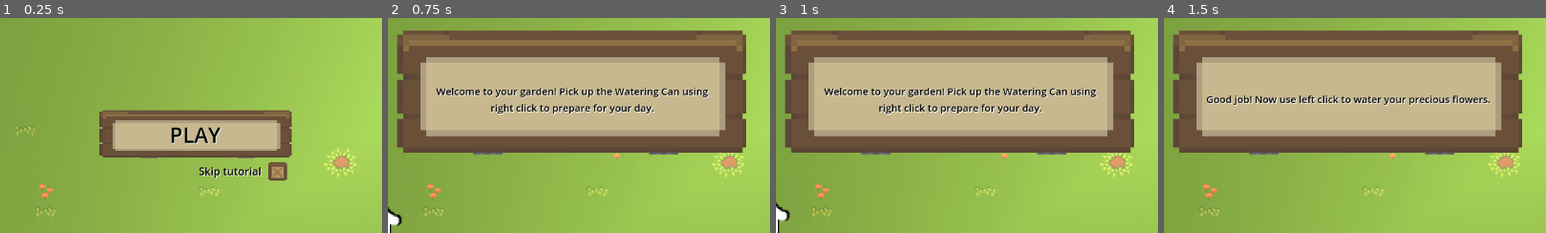
Above: before the commit, frames 1-4 (left to right).
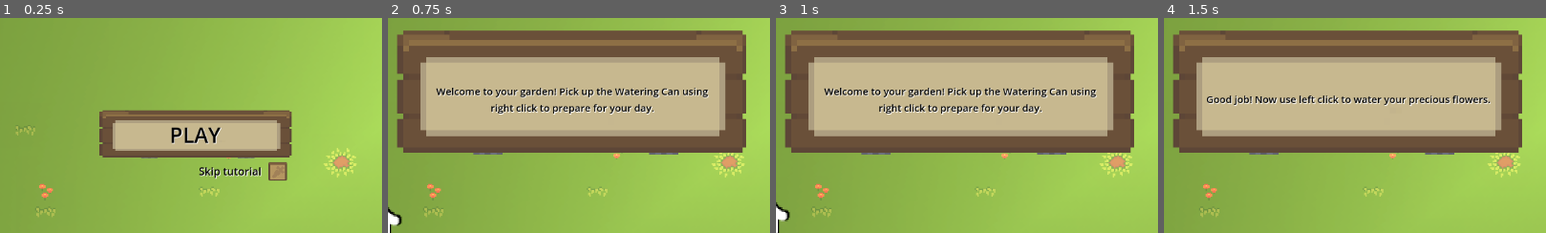
Above: after the commit, the same moments.

Repository: Piggward/GetOutOfMeGarden
Game: Godot game, scene res://scenes/main_scene_art.tscn
Two runs of this game, one before a commit and one after it. Both use one fixed random seed, a clock stepped at 60 frames per second and the inputs below. Sound files missing from this copy of the repository are replaced by a short silence.
Inputs (mouse positions are % of the whole screen's width and height, from its top left):
- Up to frame 1 (0.25 s): no input
- Up to frame 2 (0.75 s): click (50, 27) at 0.5 s
- Up to frame 3 (1 s): no input
- Up to frame 4 (1.5 s): tap Enter at 1.25 s; move the mouse to (24, 61) at 1.27 s; press the mouse at (24, 61) at 1.28 s
The pictures show only the part of the screen within x 24-74%, y 0-50%; the shares and areas given below are measured in that part.

The runs differ from the first frame. In frame 1, 0.1% of the frame differs, in the area x 70-76%, y 67-76%; in frame 2, nothing differs; in frame 3, nothing differs; in frame 4, nothing differs.

Commit message:
final touches

Diff:
--- a/scenes/main_scene_art.tscn
+++ b/scenes/main_scene_art.tscn
@@ -17,12 +17,11 @@
 [ext_resource type="PackedScene" uid="uid://dxq2cnuc4d5rs" path="res://scenes/overgrowth_bar.tscn" id="16_h3kef"]
 [ext_resource type="Texture2D" uid="uid://wa087bm7hq7i" path="res://assets/ui/UI.png" id="18_01anq"]
 [ext_resource type="Script" uid="uid://dwsrb5u1m7wgm" path="res://scenes/next_rect.gd" id="19_emd7q"]
-[ext_resource type="Texture2D" uid="uid://bounp0ijqm03e" path="res://assets/ui/UI_all.png" id="19_ta3j7"]
 [ext_resource type="PackedScene" uid="uid://br87xu4ho1sjl" path="res://scenes/general_label.tscn" id="19_wau27"]
 [ext_resource type="Script" uid="uid://i2q3r674j632" path="res://scripts/check_box.gd" id="20_eghg8"]
-[ext_resource type="Script" path="res://scenes/next_texture_btn.gd" id="20_emd7q"]
+[ext_resource type="Script" uid="uid://bssmjuglarusr" path="res://scenes/next_texture_btn.gd" id="20_emd7q"]
 [ext_resource type="PackedScene" uid="uid://c4tlk3cb5tojl" path="res://scenes/fish/fisherman.tscn" id="20_ta3j7"]
-[ext_resource type="Texture2D" uid="uid://xj5mpyhlnoup" path="res://assets/ui/items.png" id="21_eghg8"]
+[ext_resource type="Texture2D" uid="uid://chqvvols4dxt3" path="res://assets/ui/inventory_chopped.png" id="21_4lhwe"]
 
 [sub_resource type="Animation" id="Animation_emd7q"]
 length = 0.001
@@ -308,12 +307,12 @@
 region = Rect2(65.5548, 37.3099, 60.6124, 22.1226)
 
 [sub_resource type="AtlasTexture" id="AtlasTexture_txwpe"]
-atlas = ExtResource("19_ta3j7")
-region = Rect2(304, 0, 16, 16)
+atlas = ExtResource("21_4lhwe")
+region = Rect2(309, 230, 25, 26)
 
 [sub_resource type="AtlasTexture" id="AtlasTexture_syufy"]
-atlas = ExtResource("21_eghg8")
-region = Rect2(0, 0, 16, 18)
+atlas = ExtResource("21_4lhwe")
+region = Rect2(309, 256, 25, 26)
 
 [node name="Node2D2" type="Node2D"]
 
Binary file changed: assets/ui/inventory_chopped.png
Not shown: 1 places in scenes/main_scene_art.tscn that only renumber resources
